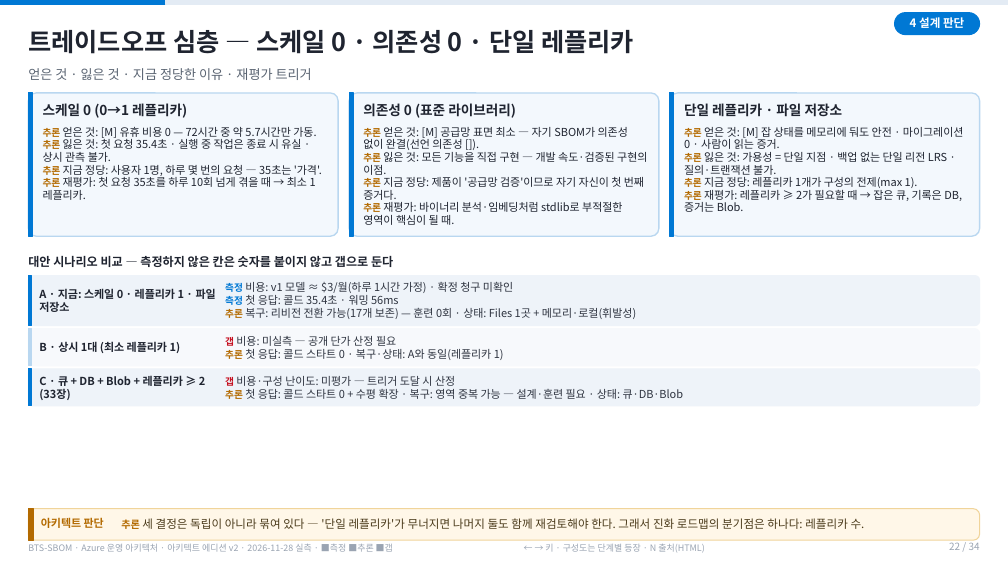
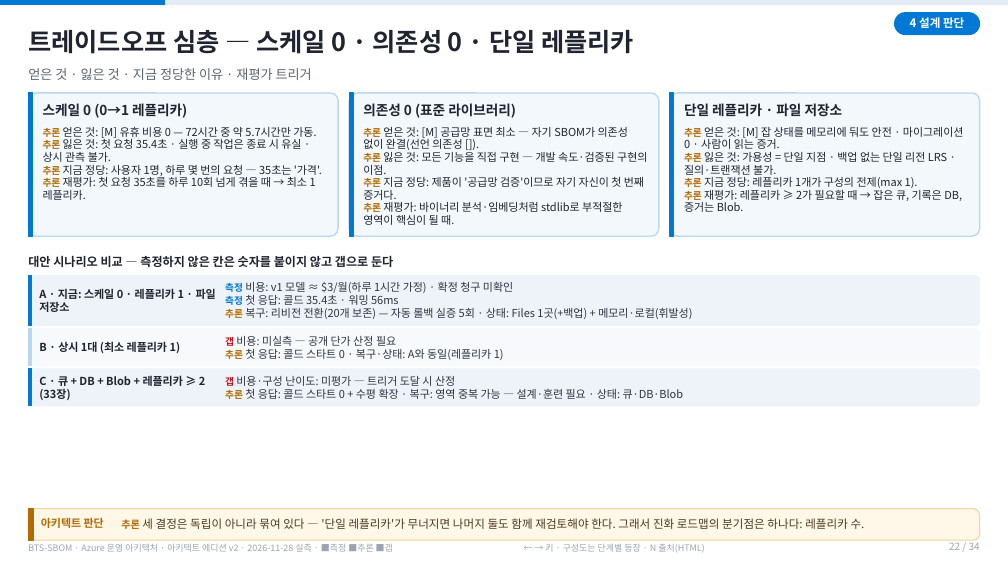
Before and after one commit to Jack-Hwang/beyondthesecurity-sbom, a slide deck: slide 22 of docs/AZURE_OPERATIONS_OVERVIEW.pptx. Drawn at 1008x567 pixels with LibreOffice and Linux fonts; fonts in the diff are those of the drawing. Boxes give left, top, right and bottom in pixels: in the first picture for what was removed or moved away, otherwise in the second. Text is boxed around its words. In the diff, an @@ line names an element or a change of style, - is before the commit and + after.

```diff
--- a/docs/AZURE_OPERATIONS_OVERVIEW.pptx
+++ b/docs/AZURE_OPERATIONS_OVERVIEW.pptx
@@ text at [225,308,692,319]: text changed @@
-추론 복구: 리비전 전환 가능(17개 보존) — 훈련 0회 · 상태: Files 1곳 + 메모리·로컬(휘발성)
+추론 복구: 리비전 전환(20개 보존) — 자동 롤백 실증 5회 · 상태: Files 1곳(+백업) + 메모리·로컬(휘발성)
```
Also in this commit, not shown: 17 other slides changed, 4 other files.
